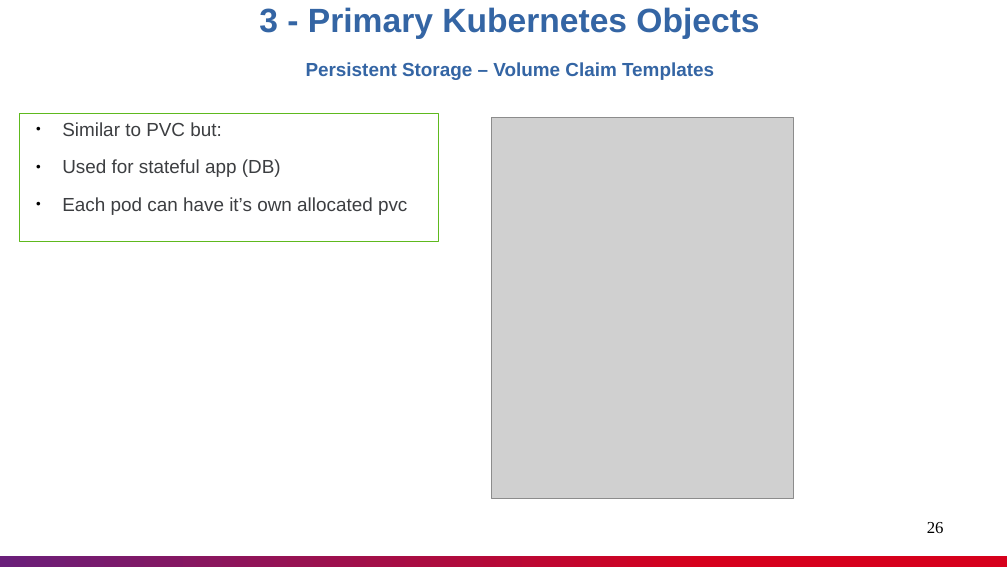
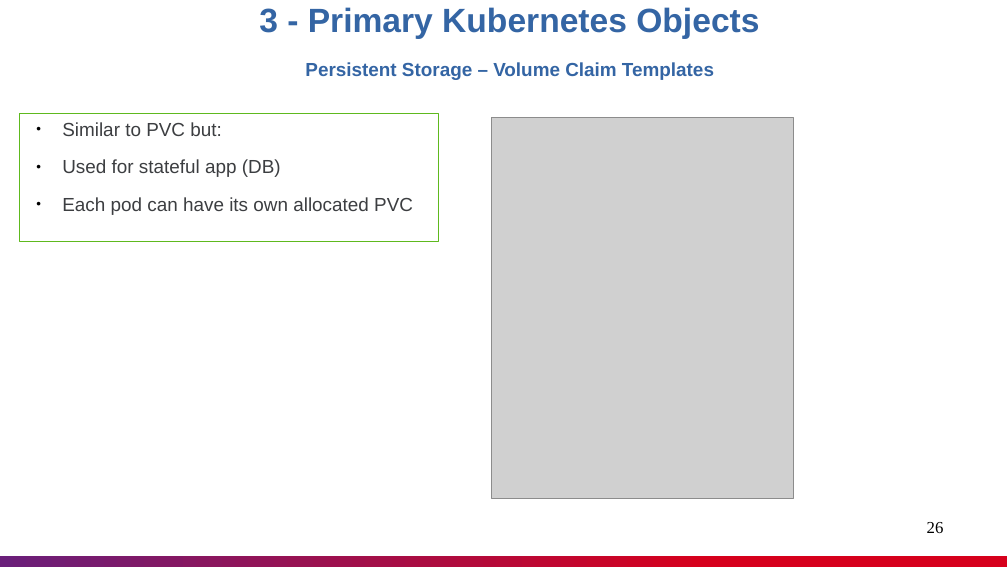
Before and after one commit to nashtech-garage/kubernetes, a slide deck: slide 26 of documents/K8s_Knowledge_Sharing.pptx. Drawn at 1008x567 pixels with LibreOffice and Linux fonts; fonts in the diff are those of the drawing; grey boxes stand for pictures. Boxes give left, top, right and bottom in pixels: in the first picture for what was removed or moved away, otherwise in the second. Text is boxed around its words. In the diff, an @@ line names an element or a change of style, - is before the commit and + after.

```diff
--- a/documents/K8s_Knowledge_Sharing.pptx
+++ b/documents/K8s_Knowledge_Sharing.pptx
@@ text in rectangle at bbox=[62, 197, 413, 215]: text changed @@
-● Each pod can have it’s own allocated pvc
+● Each pod can have its own allocated PVC
```
Also in this commit, not shown: 14 other slides changed, 1 slide added, 1 slide removed, 1 other file.
